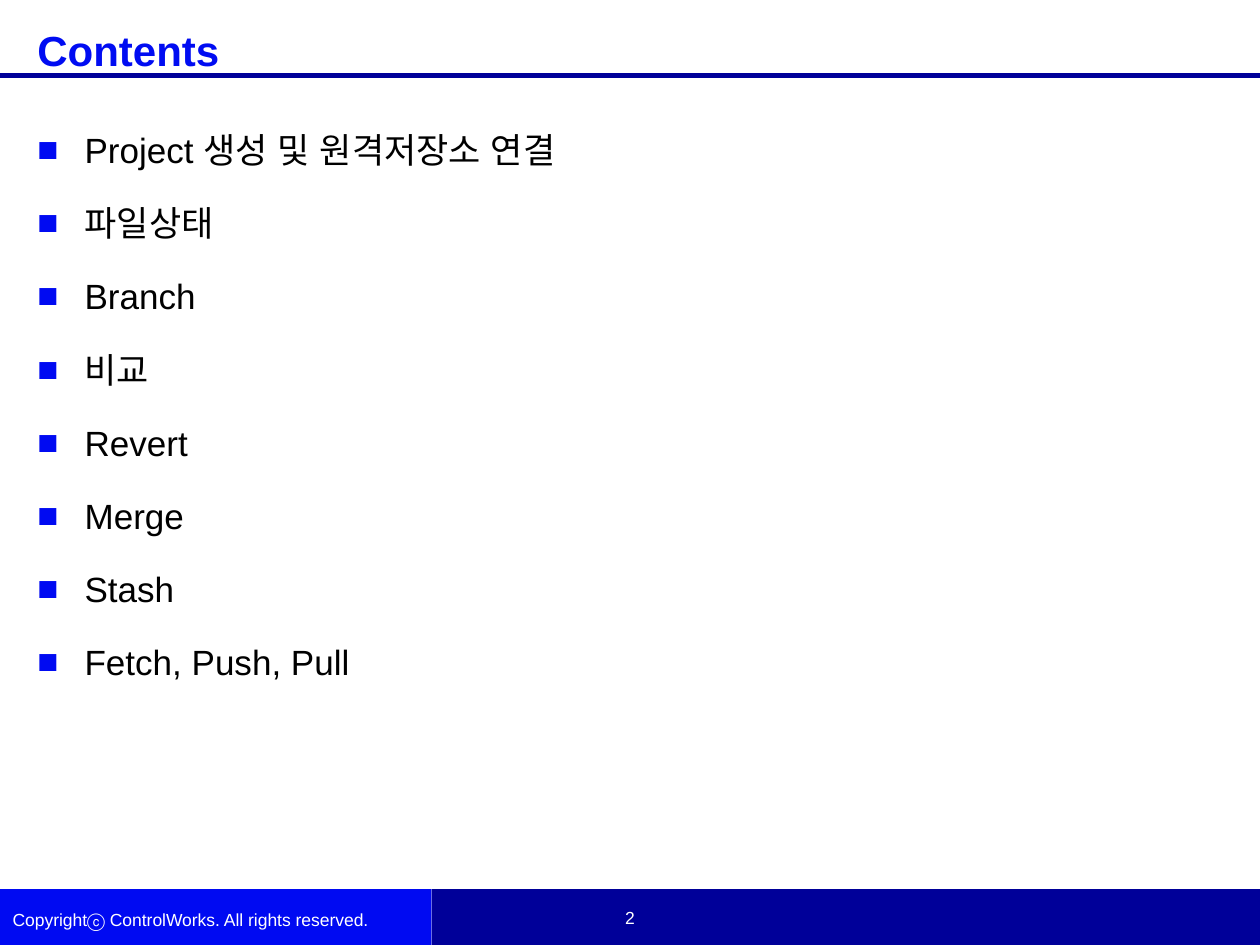
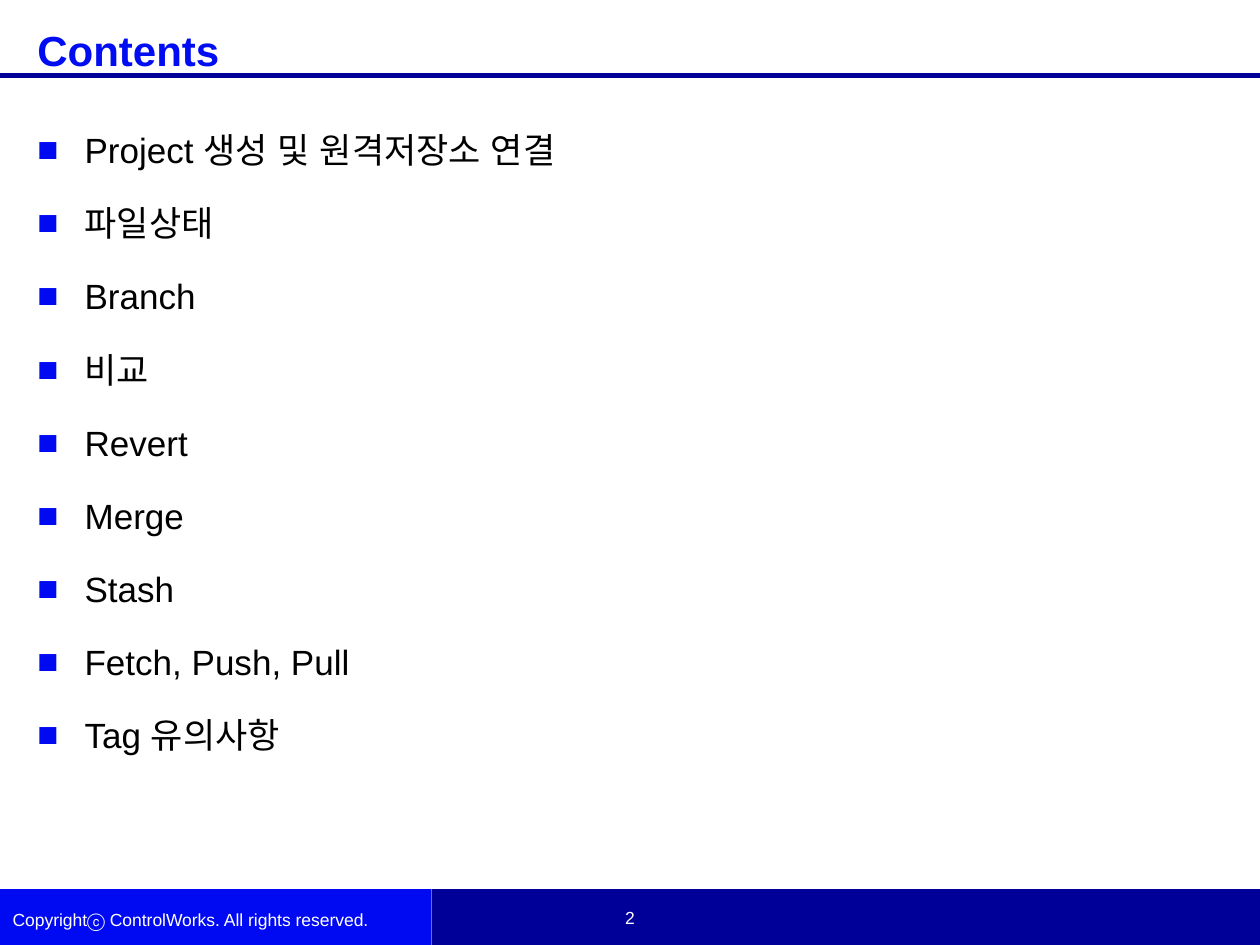
Before and after one commit to woojinKwon/kwj6355, a slide deck: slide 2 of Simulink Source Control.pptx. Drawn at 1260x945 pixels with LibreOffice and Linux fonts; fonts in the diff are those of the drawing; background and template pictures are left out. Boxes give left, top, right and bottom in pixels: in the first picture for what was removed or moved away, otherwise in the second. Text is boxed around its words. In the diff, an @@ line names an element or a change of style, - is before the commit and + after.

```diff
--- a/Simulink Source Control.pptx
+++ b/Simulink Source Control.pptx
@@ text at <box>85,718,280,755</box>: paragraph added @@
+■ Tag 유의사항
```
Also in this commit, not shown: 12 other slides changed, 3 slides added.
